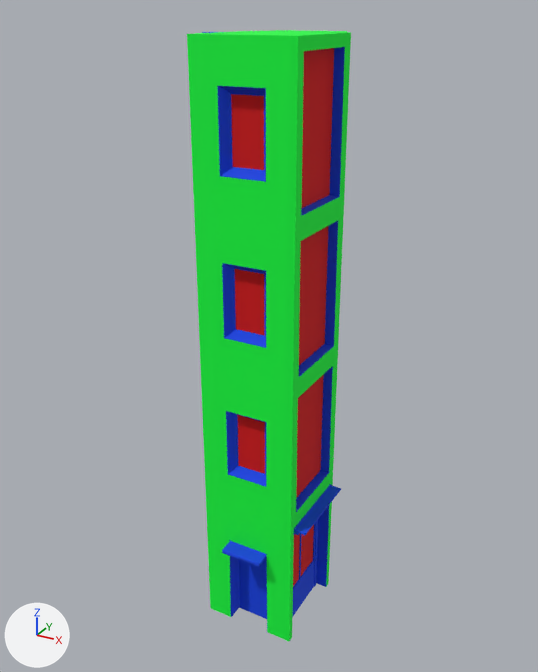
Renders of the FBX model Modélisations/01_Environements/01_Building/FBX/B_01.FBX from each side of a commit.
One viewpoint serves both versions: a camera (50 mm lens) standing at (5.4, -12.71, 12.37) and looking at (-1.19, -0.74, 6.39). Arrows for +X, +Y and +Z are at lower left; the lights stay in place. Where no turn or scale is listed for an object, it has been applied to the vertices. Vertices at the same position are counted once.

Objects in the first picture: 'B_01'.
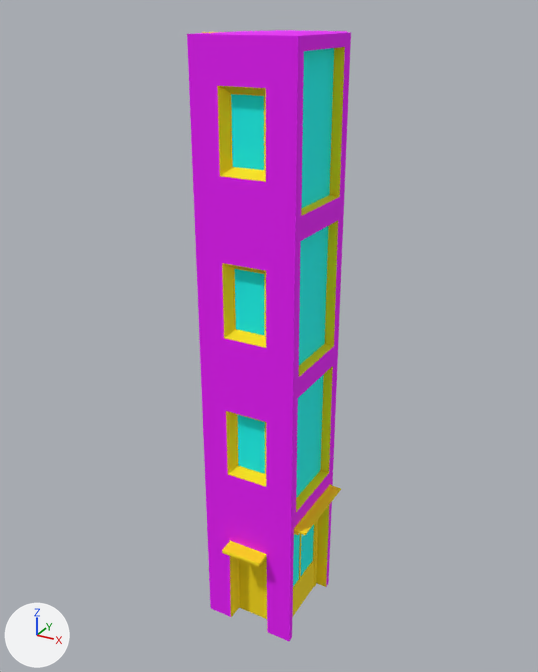
Pixel boxes [x1, y1, x2, y2] of what changed, in the pictures (538 x 672 px):
'B_01', recoloured (green to pink): [187, 30, 351, 641] in both
part 1 of me_mesh, recoloured (blue to yellow): [202, 32, 345, 619] in both

Edits to the bpy script that builds the scene:
```text
Change mat_wall:
    mat_wall.base_color: (0.0, 1.0, 0.0471) -> (0.847, 0.0, 1.0)  # green #00ff3d -> pink #ed00ff
Change mat_windows:
    mat_windows.base_color: (0.682, 0.0, 0.0) -> (0.0, 1.0, 0.965)  # red #d70000 -> cyan #00fffb
Add mat_extrusion:
    mat_extrusion = principled_material('Extrusion')
    mat_extrusion.base_color = (1.0, 0.753, 0.0)  # yellow #ffe100
    mat_extrusion.roughness = 0.859
Change me_mesh:
    where me_mesh.from_pydata(...)  # 400 vertices, 750 faces; spans x -2.3..0.26, y -2.31..0.62, z 0.0..12.0
    used by ob_b_01; location = (0.0, 0.0, 0.0)
    me_mesh part 1: all 502 faces that had it switch from mat_extrution (blue #0042e5) to mat_extrusion (yellow #ffe100)
```
